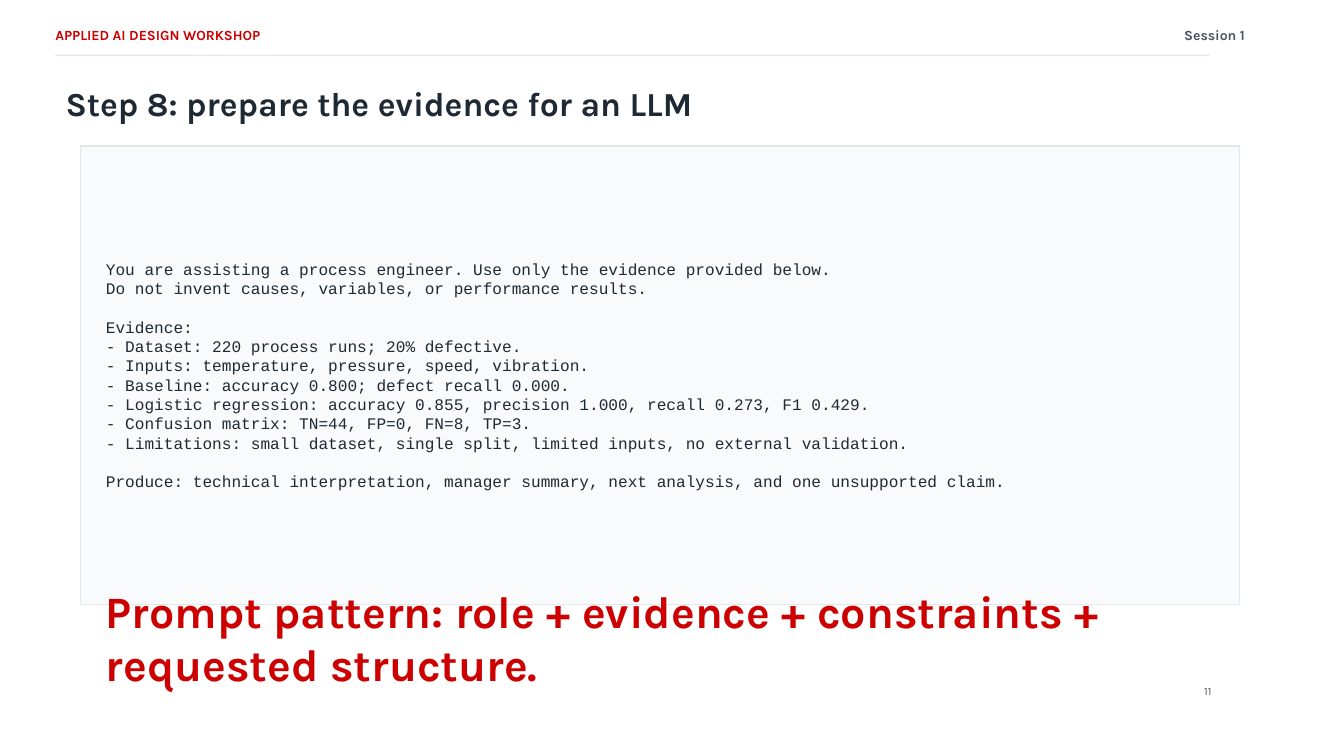
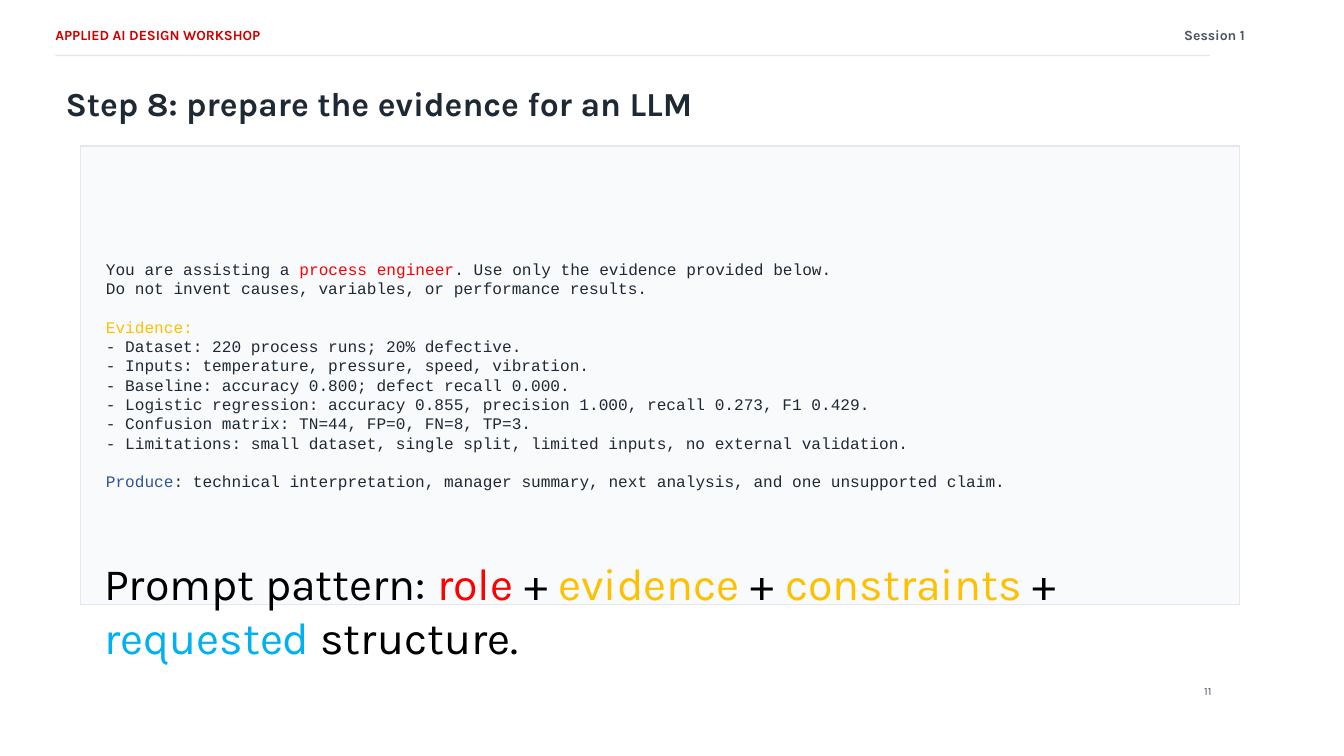
Before and after one commit to farisahmedbhatti123/internal-ml-foundations, a slide deck: slide 13 of presentations/Day 5 - From ML to AI-Enabled Workflows/01_evidence_package_synthesis.pptx. Drawn at 1344x756 pixels with LibreOffice and Linux fonts; fonts in the diff are those of the drawing; background and template pictures are left out. Boxes give left, top, right and bottom in pixels: in the first picture for what was removed or moved away, otherwise in the second. Text is boxed around its words. In the diff, an @@ line names an element or a change of style, - is before the commit and + after.

```diff
--- a/presentations/Day 5 - From ML to AI-Enabled Workflows/01_evidence_package_synthesis.pptx
+++ b/presentations/Day 5 - From ML to AI-Enabled Workflows/01_evidence_package_synthesis.pptx
@@ text at (x1=106, y1=263, x2=1005, y2=491): text colour #1F2933 to #FF0000 in "process engineer."; text colour #1F2933 to #FFC000 in "Evidence:"; text colour #1F2933 to #2F5597 in "Produce:" @@
@@ text "Prompt pattern: role + evidence ..." moved from (x1=106, y1=596, x2=1063, y2=692) to (x1=104, y1=569, x2=1022, y2=665) @@
@@ text "Prompt pattern: role + evidence ..." at (x1=104, y1=569, x2=1022, y2=665): text colour #CC0000 to #000000 in "Prompt pattern: + + + structure."; text colour #CC0000 to #FF0000 in "role"; text colour #CC0000 to #FFC000 in "evidence constraints"; text colour #CC0000 to #00B0F0 in "requested"; bold off @@
```
Also in this commit, not shown: 1 slide added, 11 other files.
